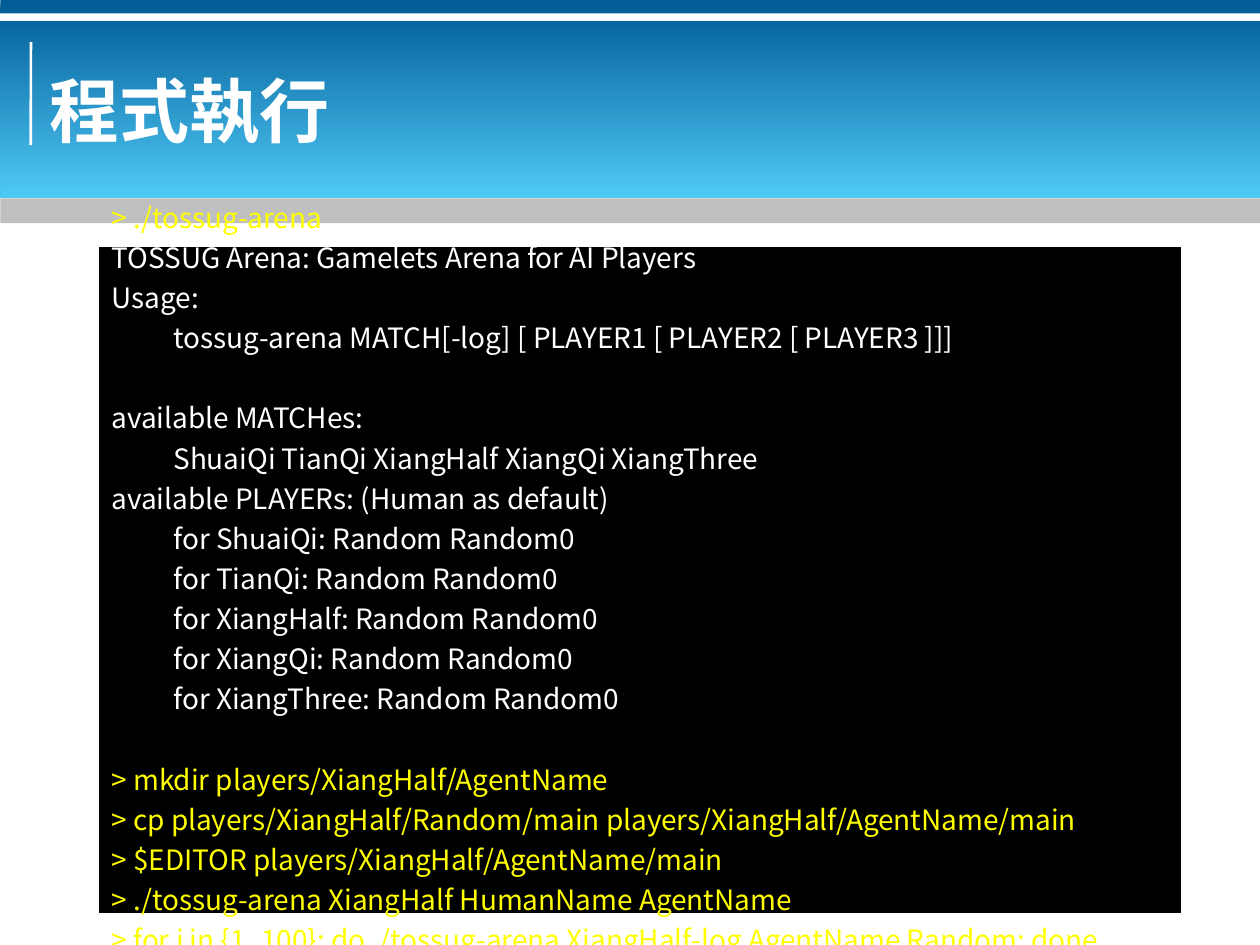
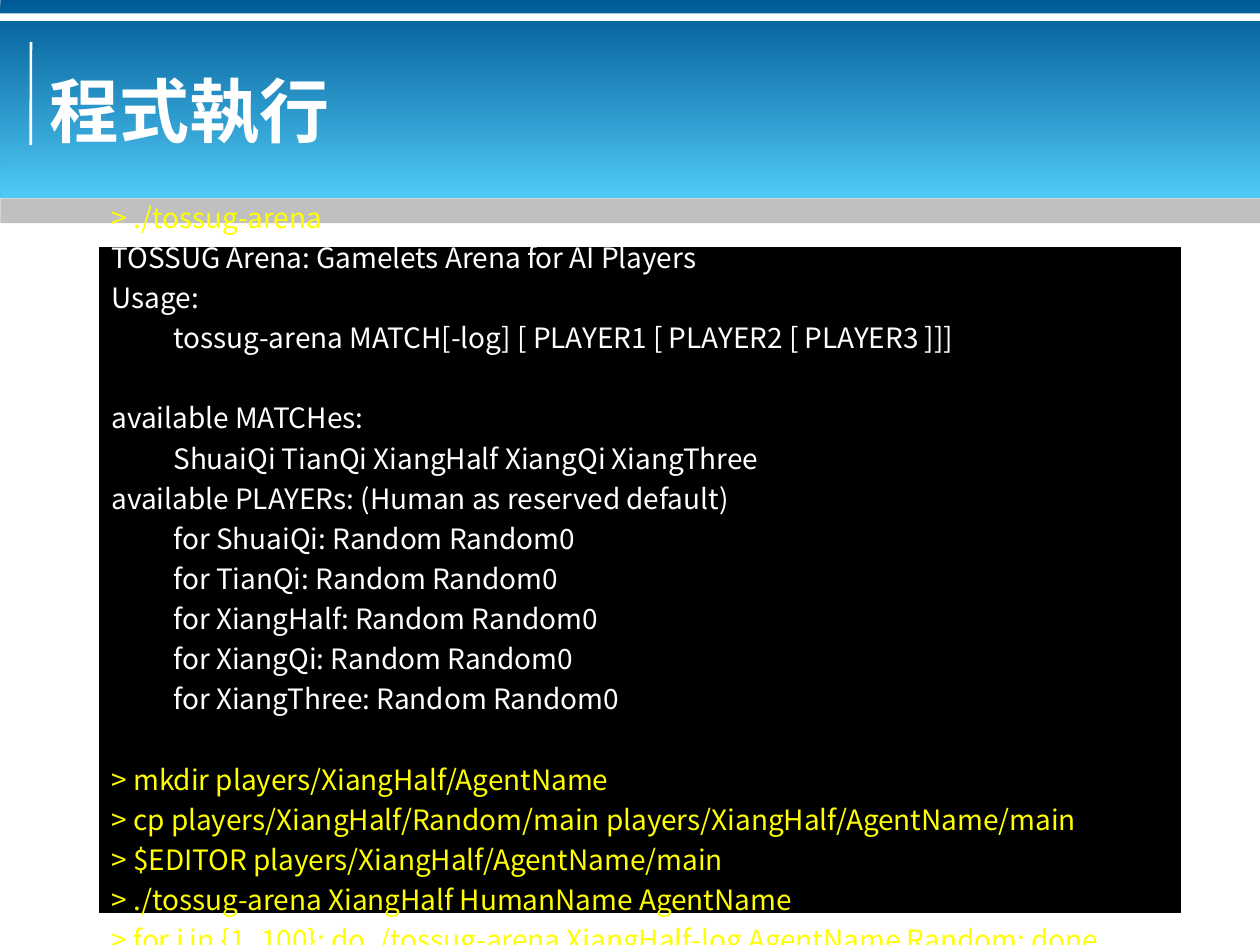
Before and after one commit to bluebat/.presentations, a slide deck: slide 3 of gamelets-arena-for-ai-players.odp. Drawn at 1260x945 pixels with LibreOffice and Linux fonts; fonts in the diff are those of the drawing; background and template pictures are left out. Boxes give left, top, right and bottom in pixels: in the first picture for what was removed or moved away, otherwise in the second. Text is boxed around its words. In the diff, an @@ line names an element or a change of style, - is before the commit and + after.

```diff
--- a/gamelets-arena-for-ai-players.odp
+++ b/gamelets-arena-for-ai-players.odp
@@ text in rectangle at (x1=112, y1=486, x2=729, y2=515): text changed @@
-available PLAYERs: (Human as default)
+available PLAYERs: (Human as reserved default)
```
Also in this commit, not shown: 5 other slides changed, 1 other file.
